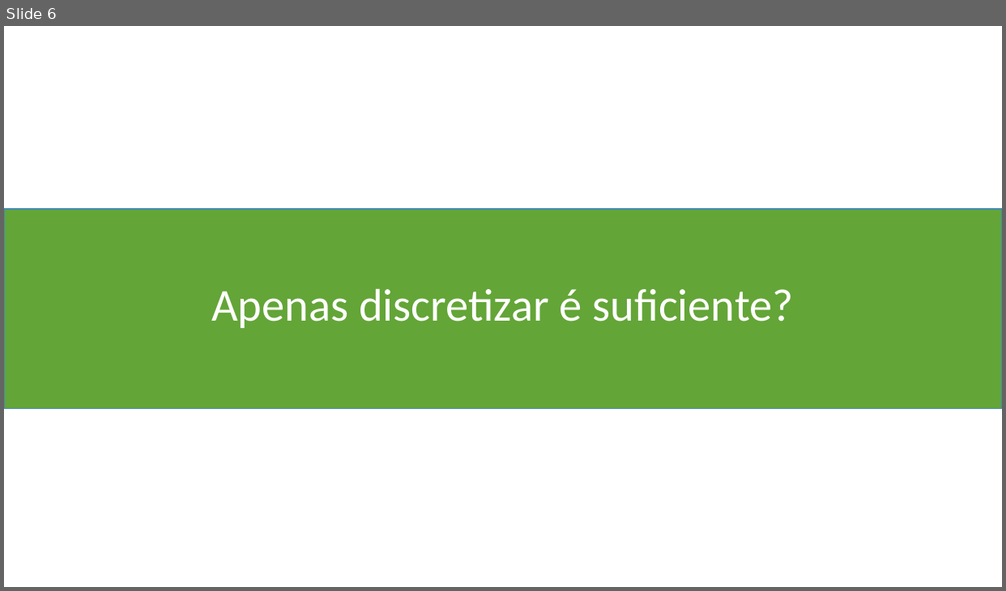
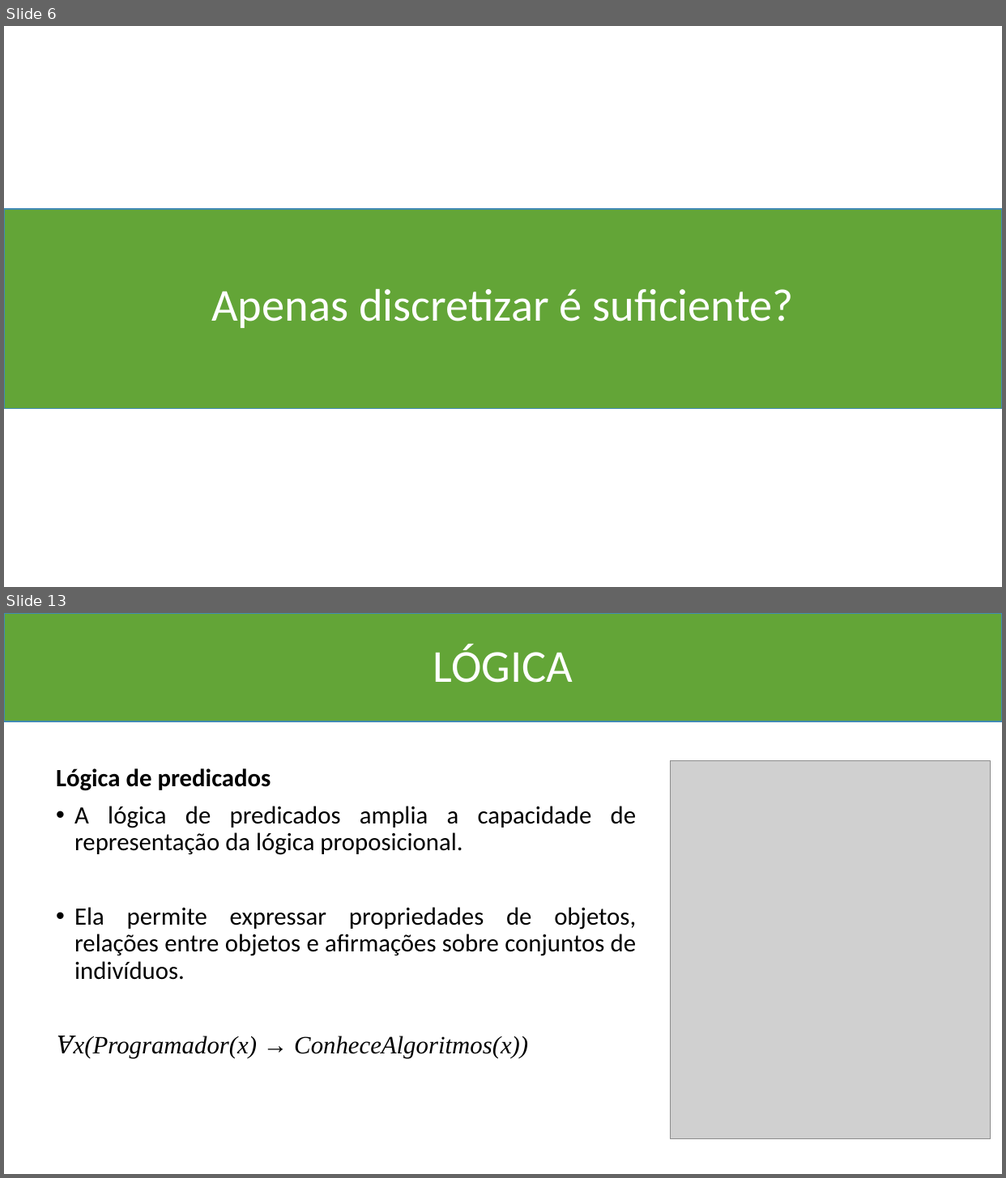
Before and after one commit to Marcio-Salmazo/Aulas, a slide deck: Matematica Discreta/Slides/01 - Fundamentos.pptx. Shown one above the other, each under a label of ours: slide 6 before the commit, slides 6 and 13 after it; the slides between them are not shown. The pictures are 1006x591 and 1006x1178 pixels, drawn with LibreOffice and Linux fonts; fonts in the diff are those of the drawing; grey boxes stand for pictures. Boxes give left, top, right and bottom in pixels: in the first picture for what was removed or moved away, otherwise in the second. Text is boxed around its words. In the diff, an @@ line names an element or a change of style, - is before the commit and + after.

```diff
--- a/Matematica Discreta/Slides/01 - Fundamentos.pptx
+++ b/Matematica Discreta/Slides/01 - Fundamentos.pptx
@@ slide 13 added at bbox=[4, 613, 1002, 1174], background #FFFFFF @@
@@ rectangle added at bbox=[4, 613, 1002, 722], fill #63A537, outline #418AB3 1 pt @@
@@ title added at bbox=[433, 644, 573, 683], 44 pt, text #FFFFFF @@
+LÓGICA
@@ text added at bbox=[56, 769, 636, 1059], 24 pt, text #000000 @@
+Lógica de predicados
+• A lógica de predicados amplia a capacidade de representação da lógica proposicional.
+• Ela permite expressar propriedades de objetos, relações entre objetos e afirmações sobre conjuntos de indivíduos.
+Ɐx(Programador(x) → ConheceAlgoritmos(x))
@@ picture added at bbox=[671, 761, 991, 1139] @@
```
Also in this commit, not shown: 2 slides changed, 4 other slides added, 10 other files.
